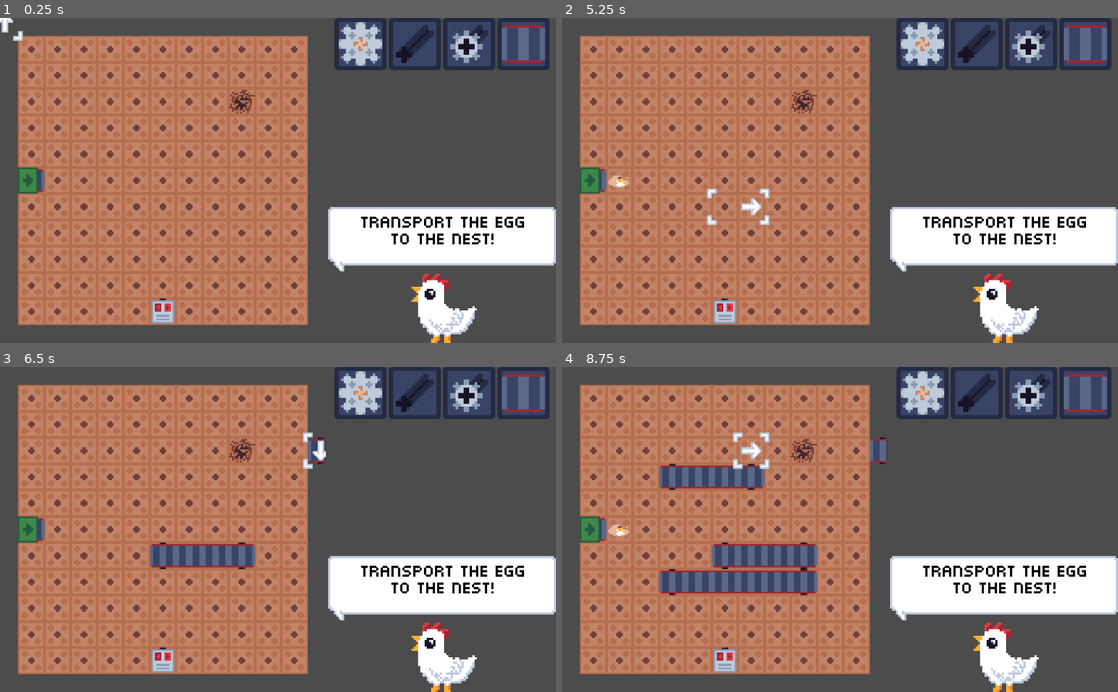
Above: before the commit, frames 1-4 (two rows, left to right).
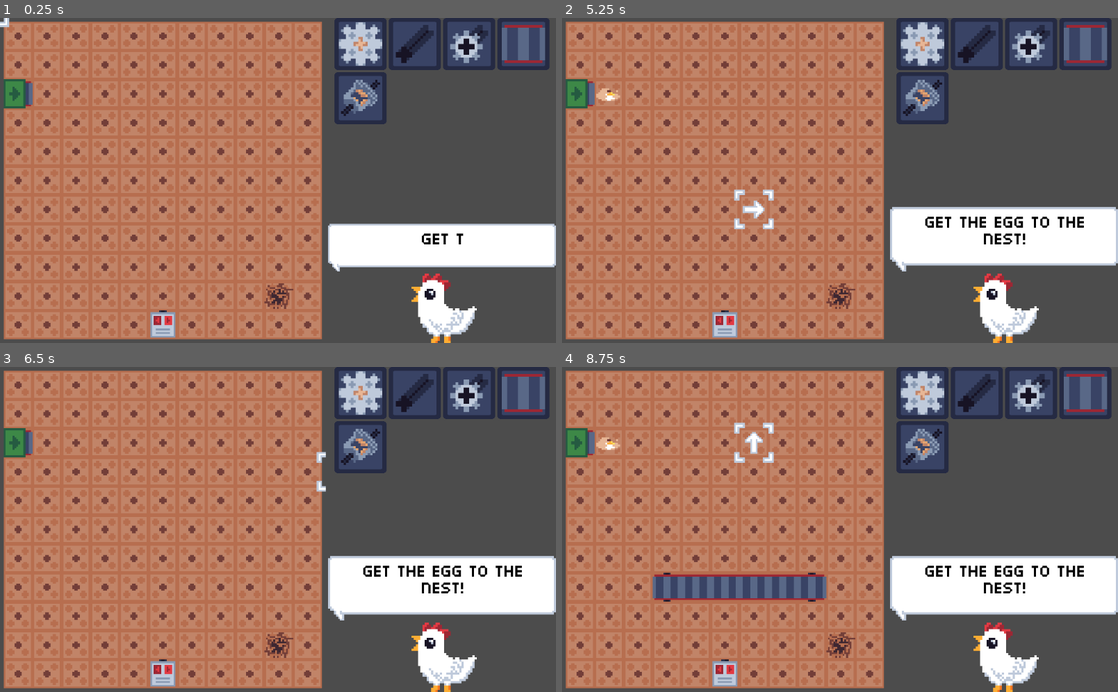
Above: after the commit, the same moments.

Repository: NoNotCar/SGJW-NestMaking
Game: Godot game, scene res://Editor.tscn
Same seed, same stepped clock (60 frames per second), same inputs: the game is played once before the commit and once after it.
Inputs (mouse positions are in pixels of both pictures, inside the frame that each line leads up to):
- Up to frame 1 (0.25 s): no input
- Up to frame 2 (5.25 s): click (923, 99) at 0.52 s; tap Enter at 1.25 s; move the mouse to (962, 164) at 1.27 s; hold E (rotate_right) 1.28-2 s; hold R (run) 1.28-2 s; click (962, 164) at 1.42 s; click (923, 44) at 2 s; click (979, 44) at 2.75 s; click (1029, 44) at 3.5 s; click (1084, 44) at 4.25 s; drag from (728, 196) to (812, 245) at 5.02 s
- Up to frame 3 (6.5 s): move the mouse to (333, 458) at 5.77 s; hold E (rotate_right) from 5.78 s (still down); hold R (run) from 5.78 s (still down); click (333, 458) at 5.92 s
- Up to frame 4 (8.75 s): release E (rotate_right) at 6.5 s; release R (run) at 6.5 s; tap Space at 6.5 s; drag from (812, 594) to (673, 480) at 6.52 s; move the mouse to (1006, 578) at 7.27 s; hold Q (rotate_left) 7.28-8 s; hold R (run) 7.28-8 s; click (1006, 578) at 7.42 s; drag from (673, 480) to (756, 448) at 8.02 s

The runs differ from the first frame. In frame 1, 35% of the frame differs, in the area x 0-100%, y 0-99%; in frame 2, 32%; in frame 3, 33%; in frame 4, 35%, in the area x 0-95%, y 1-99%.

Commit message:
level 2 and differentials

Diff:
--- /dev/null
+++ b/Editor.gd
@@ -0,0 +1,29 @@
+extends HBoxContainer
+
+
+# Declare member variables here. Examples:
+# var a = 2
+# var b = "text"
+var done:=false
+
+# Called when the node enters the scene tree for the first time.
+func _ready():
+	var level = load("res://level/Level%s.tscn" % registry.level).instance()
+	$ViewportContainer/Viewport.add_child(level)
+	$SideBar/VBoxContainer/CenterContainer/TextureRect.texture=level.character
+	$SideBar/VBoxContainer/Chatbox.add_text(level.goal_text)
+	level.connect("complete",self,"on_done")
+
+func on_done():
+	$SideBar/VBoxContainer/Chatbox.add_text("Well done! Press any key to proceed to the next stage!")
+	done=true
+
+func _input(event):
+	if done and event is InputEventKey:
+		registry.level+=1
+		get_tree().reload_current_scene()
+
+
+# Called every frame. 'delta' is the elapsed time since the previous frame.
+#func _process(delta):
+#	pass
--- a/Editor.tscn
+++ b/Editor.tscn
@@ -1,6 +1,6 @@
-[gd_scene load_steps=10 format=2]
+[gd_scene load_steps=12 format=2]
 
-[ext_resource path="res://Test2.tscn" type="PackedScene" id=1]
+[ext_resource path="res://components/differential/icon.png" type="Texture" id=1]
 [ext_resource path="res://components/belt/icon.png" type="Texture" id=2]
 [ext_resource path="res://components/bevel/icon.png" type="Texture" id=3]
 [ext_resource path="res://components/axle/icon.png" type="Texture" id=4]
@@ -8,6 +8,8 @@
 [ext_resource path="res://gui/help/speechbubble.png" type="Texture" id=6]
 [ext_resource path="res://gui/help/chicken.png" type="Texture" id=7]
 [ext_resource path="res://gui/SpeechBubbleText.tres" type="DynamicFont" id=8]
+[ext_resource path="res://Editor.gd" type="Script" id=9]
+[ext_resource path="res://gui/Chatbox.gd" type="Script" id=10]
 
 [sub_resource type="StyleBoxTexture" id=1]
 texture = ExtResource( 6 )
@@ -20,6 +22,7 @@
 [node name="Editor" type="HBoxContainer"]
 anchor_right = 1.0
 anchor_bottom = 1.0
+script = ExtResource( 9 )
 __meta__ = {
 "_edit_use_anchors_": false
 }
@@ -34,8 +37,6 @@
 handle_input_locally = false
 render_target_update_mode = 3
 
-[node name="Test2" parent="ViewportContainer/Viewport" instance=ExtResource( 1 )]
-
 [node name="SideBar" type="VBoxContainer" parent="."]
 margin_left = 604.0
 margin_right = 1024.0
@@ -44,12 +45,12 @@
 
 [node name="CenterContainer" type="CenterContainer" parent="SideBar"]
 margin_right = 420.0
-margin_bottom = 96.0
+margin_bottom = 196.0
 
 [node name="GridContainer" type="GridContainer" parent="SideBar/CenterContainer"]
 margin_left = 12.0
 margin_right = 408.0
-margin_bottom = 96.0
+margin_bottom = 196.0
 columns = 4
 
 [node name="SelectBox" parent="SideBar/CenterContainer/GridContainer" instance=ExtResource( 5 )]
@@ -77,30 +78,37 @@
 icon = ExtResource( 2 )
 spawn = "belt"
 
+[node name="SelectBox5" parent="SideBar/CenterContainer/GridContainer" instance=ExtResource( 5 )]
+margin_top = 100.0
+margin_right = 96.0
+margin_bottom = 196.0
+icon = ExtResource( 1 )
+spawn = "differential"
+
 [node name="VBoxContainer" type="VBoxContainer" parent="SideBar"]
-margin_top = 100.0
+margin_top = 200.0
 margin_right = 420.0
 margin_bottom = 600.0
 size_flags_vertical = 3
 alignment = 2
 
-[node name="PanelContainer" type="PanelContainer" parent="SideBar/VBoxContainer"]
-margin_top = 249.0
+[node name="Chatbox" type="PanelContainer" parent="SideBar/VBoxContainer"]
+margin_top = 180.0
 margin_right = 420.0
-margin_bottom = 368.294
+margin_bottom = 268.294
 custom_styles/panel = SubResource( 1 )
+script = ExtResource( 10 )
 
-[node name="Label" type="Label" parent="SideBar/VBoxContainer/PanelContainer"]
+[node name="Label" type="Label" parent="SideBar/VBoxContainer/Chatbox"]
 margin_left = 48.2495
 margin_top = 18.0881
 margin_right = 379.824
-margin_bottom = 77.0881
+margin_bottom = 46.0881
 grow_horizontal = 2
 grow_vertical = 2
 size_flags_vertical = 0
 custom_fonts/font = ExtResource( 8 )
 custom_colors/font_color = Color( 0, 0, 0, 1 )
-text = "Transport the egg to the nest!"
 align = 1
 valign = 1
 autowrap = true
@@ -108,10 +116,14 @@
 "_edit_use_anchors_": false
 }
 
+[node name="Timer" type="Timer" parent="SideBar/VBoxContainer/Chatbox"]
+wait_time = 0.05
+autostart = true
+
 [node name="CenterContainer" type="CenterContainer" parent="SideBar/VBoxContainer"]
-margin_top = 372.0
+margin_top = 272.0
 margin_right = 420.0
-margin_bottom = 500.0
+margin_bottom = 400.0
 
 [node name="TextureRect" type="TextureRect" parent="SideBar/VBoxContainer/CenterContainer"]
 margin_left = 146.0
@@ -120,3 +132,4 @@
 rect_min_size = Vector2( 128, 128 )
 texture = ExtResource( 7 )
 expand = true
+[connection signal="timeout" from="SideBar/VBoxContainer/Chatbox/Timer" to="SideBar/VBoxContainer/Chatbox" method="_on_Timer_timeout"]
--- a/components/axle/Axle.gd
+++ b/components/axle/Axle.gd
@@ -26,6 +26,15 @@
 		set_spin(1)
 	$Sprite.frame=int(fposmod(registry.time*spin+0.25*int(rot),1)*4)
 
+func get_transference()->Array:
+	var l=[Vector2.RIGHT,Vector2.LEFT] if hoz else [Vector2.UP,Vector2.DOWN]
+	if rot:
+		l.invert()
+	if cull_front:
+		l.pop_front()
+	elif cull_back:
+		l.pop_back()
+	return l
 func set_spin(new:int):
 	if spin and new and new!=spin:
 		registry.jam(self)
@@ -35,8 +44,8 @@
 	else:
 		spin=new
 		emit_signal("spin_changed",self)
-		for a in ([Vector2.RIGHT,Vector2.LEFT] if hoz else [Vector2.UP,Vector2.DOWN]):
+		for a in get_transference():
 			var tpos = registry.tile_pos(global_position)+a
 			for axle in registry.find("axle",tpos):
-				if axle.hoz==hoz:
+				if -a in axle.get_transference():
 					axle.spin=new if axle.rot==rot else -new
--- a/components/belt/BeltSeg.gd
+++ b/components/belt/BeltSeg.gd
@@ -19,7 +19,7 @@
 	registry.register(self,"belt")
 	registry.register(self,"blocked")
 	$Sides.frame=1 if side_mode==SIDE.MIDDLE else 2 if side_mode==SIDE.SHORT else 0
-	$Sides.rotation = PI if side_mode==SIDE.END else 0
+	$Sides.rotation = PI if side_mode==SIDE.END else 0.0
 
 
 func _process(delta):
--- /dev/null
+++ b/components/differential/Differential.gd
@@ -0,0 +1,46 @@
+extends Node2D
+
+
+# Declare member variables here. Examples:
+# var a = 2
+# var b = "text"
+var driving=[]
+var driven
+var axles=[]
+# Called when the node enters the scene tree for the first time.
+func _ready():
+	for c in get_children():
+		if c!=$Sprite:
+			c.connect("spin_changed",self,"on_axle_spin_change")
+			axles.append(c)
+
+func _process(delta):
+	$Sprite.frame=lib.aniframe(0.3,3,-$Axle3.spin)
+
+func on_axle_spin_change(axle):
+	if axle.spin==0 and axle in driving:
+		driving = []
+		driven.spin=0
+		driven=null
+		return
+	if axle==driven:
+		return
+	var tar_spin
+	if $Axle.spin:
+		if $Axle2.spin:
+			driving = [$Axle,$Axle2]
+			driven=$Axle3
+			tar_spin=-($Axle.spin+$Axle2.spin)/2.0
+		elif $Axle3.spin:
+			driving = [$Axle,$Axle3]
+			driven=$Axle2
+			tar_spin=-$Axle3.spin*2-$Axle.spin
+	elif $Axle2.spin and $Axle3.spin:
+		driving=[$Axle2,$Axle3]
+		driven=$Axle
+		tar_spin=-$Axle3.spin*2-$Axle2.spin
+	if driven:
+		if driven.spin==0:
+			driven.spin=tar_spin
+		elif driven.spin!=tar_spin:
+			registry.jam(self)
--- a/components/differential/Differential.tscn
+++ b/components/differential/Differential.tscn
@@ -1,8 +1,24 @@
-[gd_scene load_steps=2 format=2]
+[gd_scene load_steps=4 format=2]
 
 [ext_resource path="res://components/differential/differential.png" type="Texture" id=1]
+[ext_resource path="res://components/axle/Axle.tscn" type="PackedScene" id=2]
+[ext_resource path="res://components/differential/Differential.gd" type="Script" id=3]
 
 [node name="Differential" type="Node2D"]
+script = ExtResource( 3 )
+
+[node name="Axle" parent="." instance=ExtResource( 2 )]
+rotation = 1.5708
+cull_back = true
+
+[node name="Axle2" parent="." instance=ExtResource( 2 )]
+rotation = 1.5708
+cull_front = true
+
+[node name="Axle3" parent="." instance=ExtResource( 2 )]
+visible = false
+rotation = 3.14159
+cull_back = true
 
 [node name="Sprite" type="Sprite" parent="."]
 texture = ExtResource( 1 )
--- a/components/eggsrc/Egg.gd
+++ b/components/eggsrc/Egg.gd
@@ -4,7 +4,6 @@
 # Declare member variables here. Examples:
 # var a = 2
 # var b = "text"
-
 
 # Called when the node enters the scene tree for the first time.
 func _ready():
@@ -17,10 +16,11 @@
 	for belt in registry.find("belt",registry.tile_pos(global_position)):
 		var dir = lib.point(belt,Vector2.RIGHT)*belt.spin
 		if dir:
-			$Tween.interpolate_property(self,"position",position,position+dir*16,abs(belt.spin),Tween.TRANS_LINEAR)
+			$Tween.interpolate_property(self,"position",position,position+dir.normalized()*16,1/float(abs(belt.spin)),Tween.TRANS_LINEAR)
 			$Tween.start()
 		return
 	for nest in registry.find("nest",registry.tile_pos(global_position)):
+		remove_from_group("Eggs")
 		nest.eggs+=1
 		queue_free()
 		return
--- a/components/eggsrc/Egg.tscn
+++ b/components/eggsrc/Egg.tscn
@@ -3,7 +3,9 @@
 [ext_resource path="res://components/eggsrc/egg.png" type="Texture" id=1]
 [ext_resource path="res://components/eggsrc/Egg.gd" type="Script" id=2]
 
-[node name="Egg" type="Node2D"]
+[node name="Egg" type="Node2D" groups=[
+"Eggs",
+]]
 z_index = 8
 script = ExtResource( 2 )
 
--- a/components/nest/Nest.gd
+++ b/components/nest/Nest.gd
@@ -16,5 +16,5 @@
 # warning-ignore:narrowing_conversion
 	eggs=clamp(new,0,3)
 	$Sprite.frame=eggs
-	if eggs:
-		get_tree().change_scene("res://gui/Congratulations.tscn")
+	if eggs and not get_tree().get_nodes_in_group("Eggs"):
+		get_parent().emit_signal("complete")
--- /dev/null
+++ b/gui/Chatbox.gd
@@ -0,0 +1,22 @@
+extends PanelContainer
+
+
+# Declare member variables here. Examples:
+# var a = 2
+# var b = "text"
+var text_cache:=[]
+
+# Called when the node enters the scene tree for the first time.
+func _ready():
+	pass # Replace with function body.
+
+
+func add_text(text:String):
+	$Label.text=""
+	for c in text:
+		text_cache.append(c)
+
+
+func _on_Timer_timeout():
+	if text_cache:
+		$Label.text+=text_cache.pop_front()
--- a/gui/placer/Placer.gd
+++ b/gui/placer/Placer.gd
@@ -5,13 +5,14 @@
 export var axle = preload("res://components/axle/Axle.tscn")
 export var bevel = preload("res://components/bevel/Bevel.tscn")
 export var belt = preload("res://components/belt/Belt.tscn")
+export var diff = preload("res://components/differential/Differential.tscn")
 
 var dragging:=false
 var fpos: Vector2
 var spos: Vector2
 var tpos: Vector2
 var r = 0
-var simpledict = {"gear":gear, "axle": axle}
+var simpledict = {"gear":gear, "axle": axle,"differential":diff}
 var spawndict = {}
 
 func reset_crs():
@@ -34,6 +35,8 @@
 		$Arrow.global_position=tpos*16
 
 func _input(event):
+	if get_parent().running:
+		return
 	if event.is_action_pressed("rotate_left"):
 		r-=1
 		r%=4
@@ -92,18 +95,20 @@
 							return
 					var new = belt.instance()
 					new.position=Vector2(min(fpos.x,ipos.x),min(fpos.y,ipos.y))*16
-					new.rotation=0 if ipos.y==fpos.y else PI/2
+					new.rotation=0.0 if ipos.y==fpos.y else PI/2
 					new.length=(ipos-fpos).length()+1
 					get_parent().add_child(new)
 					$PlaceSound.play()
 					for p in lib.iterrow(fpos,ipos):
 						spawndict[p]=new
-func smart_place(thing:PackedScene,tpos:Vector2):
-	for b in registry.find("blocked",tpos):
+func smart_place(thing:PackedScene,pos:Vector2):
+	for b in registry.find("blocked",pos):
+		return
+	if abs(tpos.x)>get_parent().size.x or abs(pos.y)>get_parent().size.y:
 		return
 	var new = thing.instance()
-	new.position=tpos*16
+	new.position=pos*16
 	new.rotation=r%4*TAU/4
 	get_parent().add_child(new)
-	spawndict[tpos]=new
+	spawndict[pos]=new
 	$PlaceSound.play()
--- a/level/Level.gd
+++ b/level/Level.gd
@@ -1,9 +1,16 @@
 extends Node2D
 tool
+signal complete
 
 export var size = Vector2(5,5) setget set_size
 export var tiles = preload("res://level/flooring.png")
+export var character = preload("res://gui/help/chicken.png")
+export var goal_text = "Get the egg to the nest!"
 var running=false
+
+func _init():
+	if not Engine.editor_hint:
+		registry.reset()
 
 # Called when the node enters the scene tree for the first time.
 func _input(event):
@@ -23,6 +30,8 @@
 func set_size(new_size:Vector2):
 	size=new_size
 	update()
+	var z=0.06*new_size.y
+	$Camera2D.zoom=Vector2(z,z)
 
 func _draw():
 	for x in range(-size.x,size.x+1):
--- a/level/Level.tscn
+++ b/level/Level.tscn
@@ -1,6 +1,13 @@
-[gd_scene load_steps=2 format=2]
+[gd_scene load_steps=3 format=2]
 
 [ext_resource path="res://level/Level.gd" type="Script" id=1]
+[ext_resource path="res://gui/placer/Placer.tscn" type="PackedScene" id=2]
 
 [node name="Level" type="Node2D"]
 script = ExtResource( 1 )
+
+[node name="Camera2D" type="Camera2D" parent="."]
+current = true
+zoom = Vector2( 0.3, 0.3 )
+
+[node name="Placer" parent="." instance=ExtResource( 2 )]
--- /dev/null
+++ b/level/Level1.tscn
@@ -0,0 +1,17 @@
+[gd_scene load_steps=5 format=2]
+
+[ext_resource path="res://level/Level.tscn" type="PackedScene" id=1]
+[ext_resource path="res://components/motor/Motor.tscn" type="PackedScene" id=2]
+[ext_resource path="res://components/eggsrc/EggSrc.tscn" type="PackedScene" id=3]
+[ext_resource path="res://components/nest/Nest.tscn" type="PackedScene" id=4]
+
+[node name="Level1" instance=ExtResource( 1 )]
+
+[node name="Nest" parent="." index="2" instance=ExtResource( 4 )]
+position = Vector2( 64, 64 )
+
+[node name="Motor" parent="." index="3" instance=ExtResource( 2 )]
+position = Vector2( 0, 80 )
+
+[node name="EggSrc" parent="." index="4" instance=ExtResource( 3 )]
+position = Vector2( -80, -48 )
--- /dev/null
+++ b/level/Level2.tscn
@@ -0,0 +1,28 @@
+[gd_scene load_steps=6 format=2]
+
+[ext_resource path="res://level/Level.tscn" type="PackedScene" id=1]
+[ext_resource path="res://components/motor/Motor.tscn" type="PackedScene" id=2]
+[ext_resource path="res://components/eggsrc/EggSrc.tscn" type="PackedScene" id=3]
+[ext_resource path="res://components/nest/Nest.tscn" type="PackedScene" id=4]
+[ext_resource path="res://gui/help/pigeon.png" type="Texture" id=5]
+
+[node name="Level2" instance=ExtResource( 1 )]
+character = ExtResource( 5 )
+goal_text = "Get all the eggs to the nest!"
+
+[node name="Motor" parent="." index="2" instance=ExtResource( 2 )]
+position = Vector2( 80, 80 )
+
+[node name="EggSrc" parent="." index="3" instance=ExtResource( 3 )]
+position = Vector2( -80, 32 )
+
+[node name="EggSrc2" parent="." index="4" instance=ExtResource( 3 )]
+position = Vector2( 80, -16 )
+rotation = 3.14159
+
+[node name="EggSrc3" parent="." index="5" instance=ExtResource( 3 )]
+position = Vector2( -32, -80 )
+rotation = 1.5708
+
+[node name="Nest" parent="." index="6" instance=ExtResource( 4 )]
+position = Vector2( 32, 16 )
--- a/Test2.tscn
+++ b/level/Test2.tscn
@@ -1,23 +1,16 @@
-[gd_scene load_steps=6 format=2]
+[gd_scene load_steps=5 format=2]
 
 [ext_resource path="res://components/motor/Motor.tscn" type="PackedScene" id=1]
 [ext_resource path="res://level/Level.tscn" type="PackedScene" id=2]
-[ext_resource path="res://gui/placer/Placer.tscn" type="PackedScene" id=3]
 [ext_resource path="res://components/eggsrc/EggSrc.tscn" type="PackedScene" id=4]
 [ext_resource path="res://components/nest/Nest.tscn" type="PackedScene" id=5]
 
-[node name="Test2" type="Node2D"]
+[node name="Level1" type="Node2D"]
 
 [node name="Level" parent="." instance=ExtResource( 2 )]
 
-[node name="Camera2D" type="Camera2D" parent="."]
-current = true
-zoom = Vector2( 0.33, 0.33 )
-
 [node name="Motor" parent="." instance=ExtResource( 1 )]
 position = Vector2( 0, 80 )
-
-[node name="Placer" parent="." instance=ExtResource( 3 )]
 
 [node name="EggSrc" parent="." instance=ExtResource( 4 )]
 position = Vector2( -80, 0 )
--- a/lib.gd
+++ b/lib.gd
@@ -17,6 +17,8 @@
 	for n in range(int(dir.length())+1):
 		res.append(pos1+idir*n)
 	return res
+func aniframe(period:float,frames:int,spin:float):
+	return int(fposmod(registry.time*spin,period)*frames/period)
 # Called every frame. 'delta' is the elapsed time since the previous frame.
 #func _process(delta):
 #	pass
--- a/project.godot
+++ b/project.godot
@@ -23,6 +23,12 @@
 
 registry="*res://registry.gd"
 lib="*res://lib.gd"
+
+[debug]
+
+gdscript/warnings/unused_argument=false
+gdscript/warnings/unused_signal=false
+gdscript/warnings/return_value_discarded=false
 
 [importer_defaults]
 
--- a/registry.gd
+++ b/registry.gd
@@ -9,7 +9,8 @@
 var time=0
 var placing = "gear"
 var errored:=false
-const jam = preload("res://gui/alerts/JamError.tscn")
+var level = 1
+const jam_error = preload("res://gui/alerts/JamError.tscn")
 const TILESIZE = Vector2(16,16)
 
 # Called when the node enters the scene tree for the first time.
@@ -63,7 +64,7 @@
 		_reg[lp[0]][lp[1]].erase(what)
 	lookup.erase(what)
 func jam(node:Node2D):
-	var new = jam.instance()
+	var new = jam_error.instance()
 	node.add_child(new)
 	new.global_rotation=0
 	errored=true
Binary file changed: components/differential/icon.aseprite
Binary file changed: components/differential/icon.png
Binary file added: gui/help/pigeon.aseprite
Binary file added: gui/help/pigeon.png
Not shown, added: gui/help/pigeon.png.import
